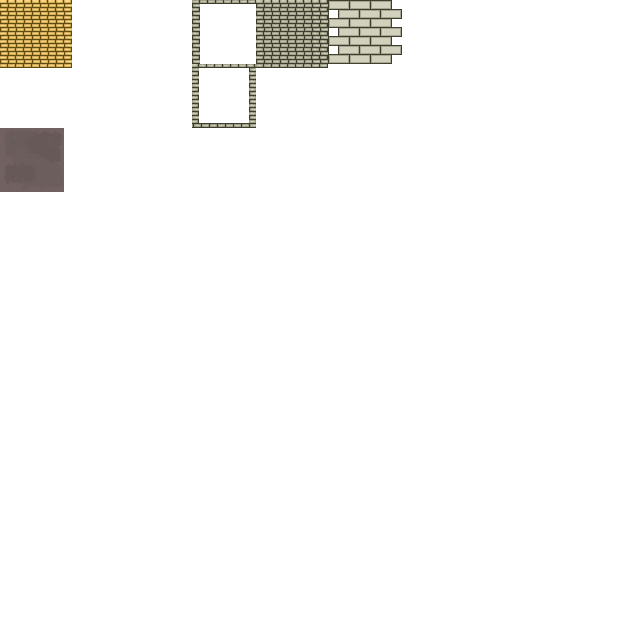
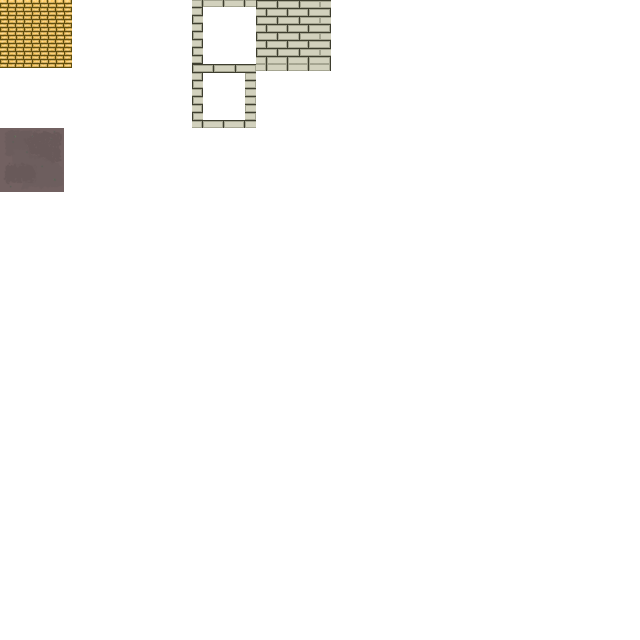
Layer changes from the first 640x640 image to the second:
painted on "caves.png" over (192, 0, 402, 128)
